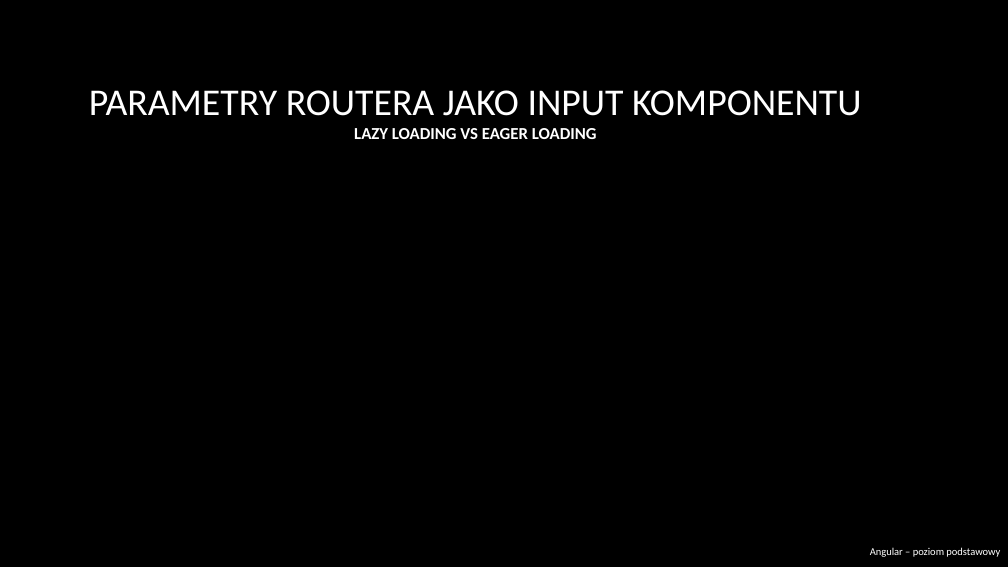
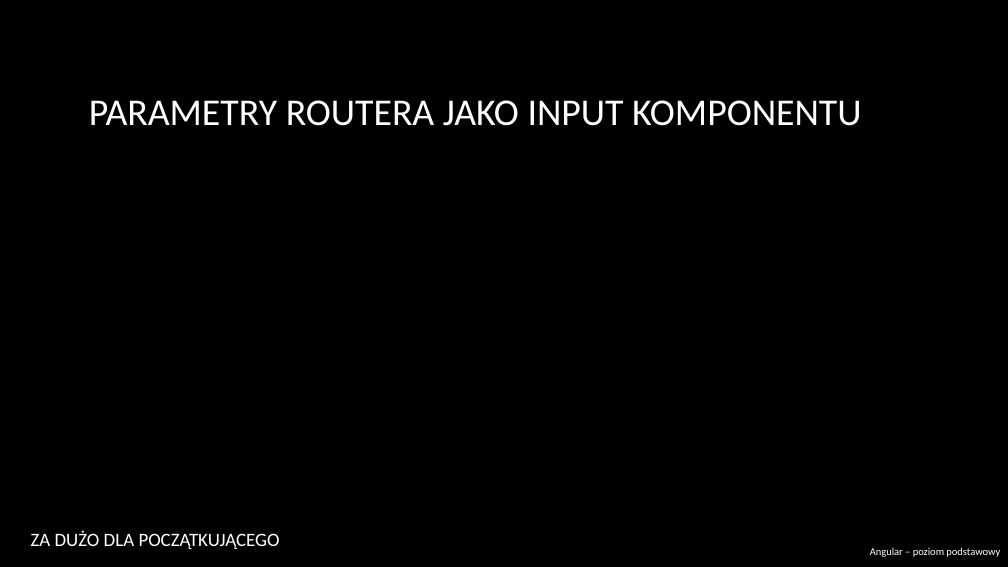
Before and after one commit to RafalSzczuka/angular-course-pfr, a slide deck: slide 66 of prezentacja/Angular beginner.pptx. Drawn at 1008x567 pixels with LibreOffice and Linux fonts; fonts in the diff are those of the drawing; background and template pictures are left out. Boxes give left, top, right and bottom in pixels: in the first picture for what was removed or moved away, otherwise in the second. Text is boxed around its words. In the diff, an @@ line names an element or a change of style, - is before the commit and + after.

```diff
--- a/prezentacja/Angular beginner.pptx
+++ b/prezentacja/Angular beginner.pptx
@@ title at (x1=89, y1=100, x2=862, y2=126): text changed @@
-PARAMETRY ROUTERA JAKO INPUT KOMPONENTU
-LAZY LOADING VS EAGER LOADING
+PARAMETRY ROUTERA JAKO INPUT KOMPONENTU
@@ text added at (x1=31, y1=531, x2=280, y2=549), 18 pt, text #FFFFFF @@
+ZA DUŻO DLA POCZĄTKUJĄCEGO
```
Also in this commit, not shown: 19 other slides changed, 2 slides added, 2 slides removed, 2 other files.
